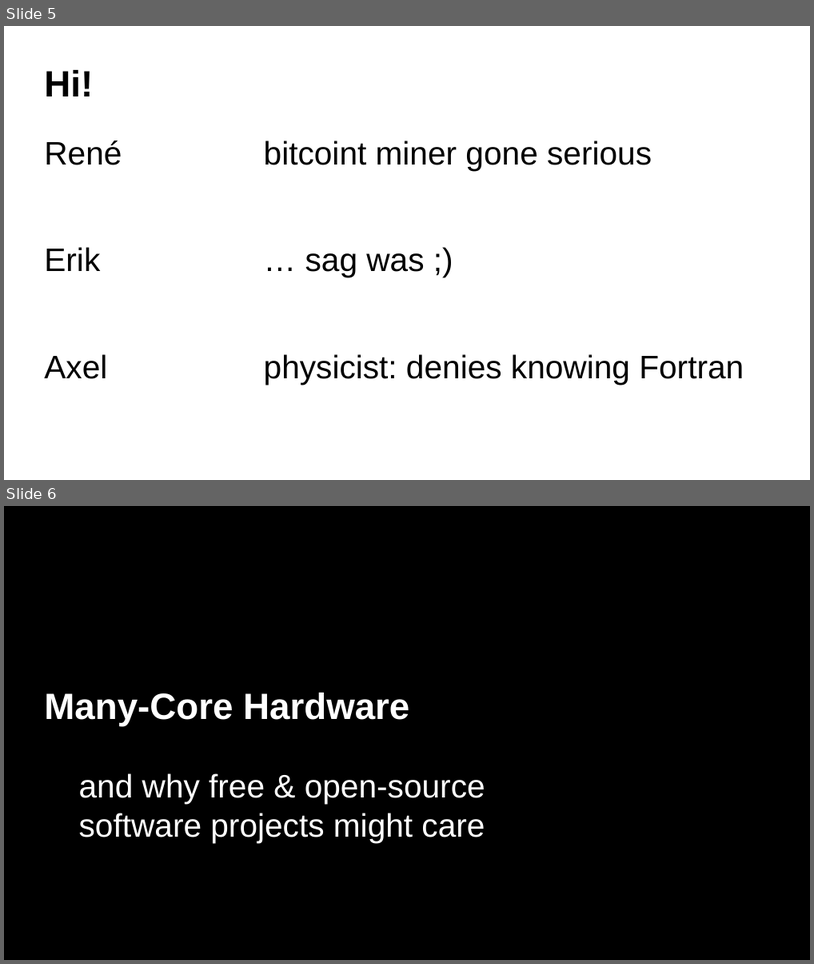
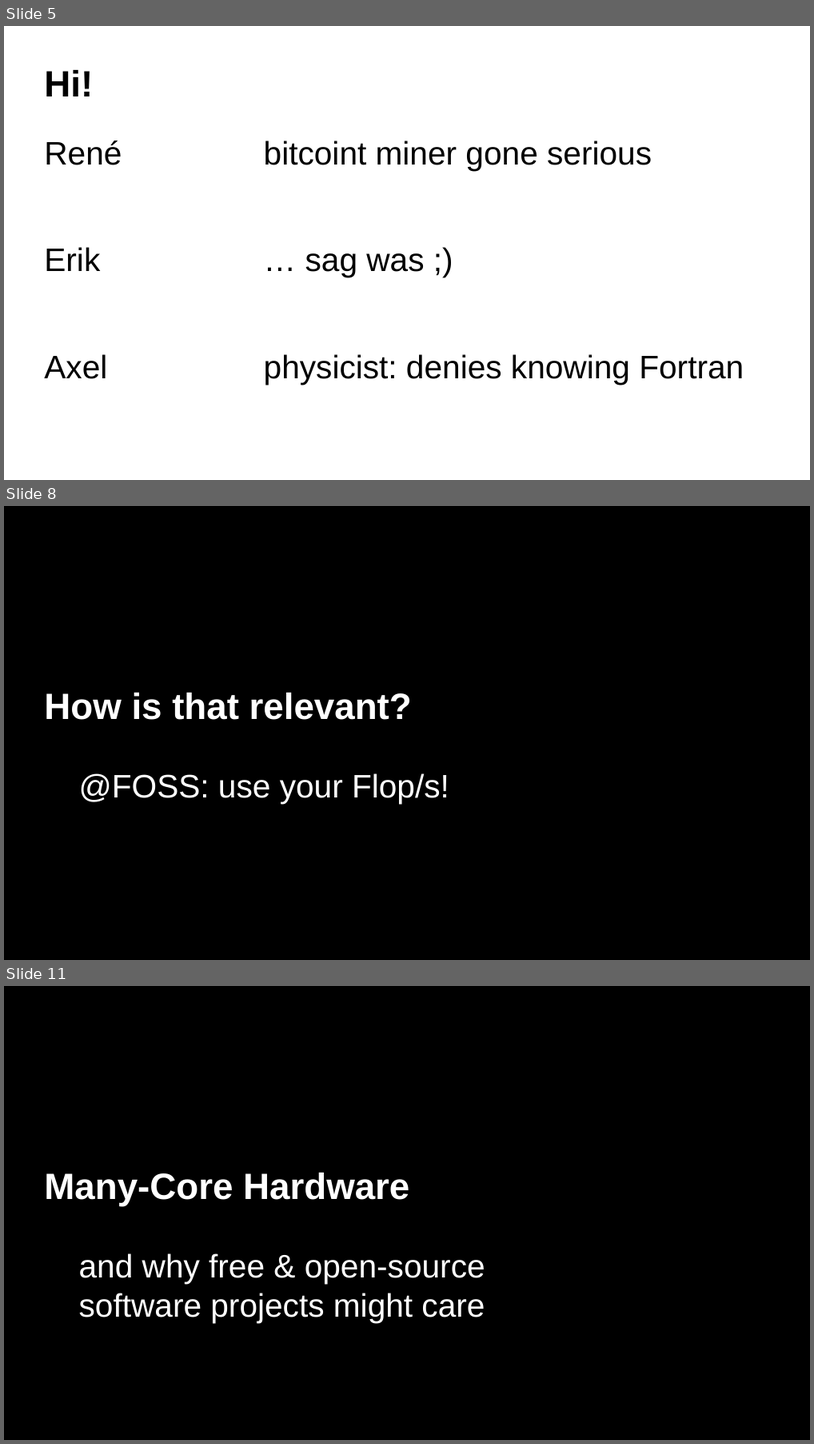
Before and after one commit to ax3l/datenspuren_2016, a slide deck: Slides.odp. Shown one above the other, each under a label of ours: slides 5 and 6 before the commit, slides 5, 8 and 11 after it; the slides between them are not shown. The pictures are 814x964 and 814x1444 pixels, drawn with LibreOffice and Linux fonts; fonts in the diff are those of the drawing; background and template pictures are left out. Boxes give left, top, right and bottom in pixels: in the first picture for what was removed or moved away, otherwise in the second. Text is boxed around its words. In the diff, an @@ line names an element or a change of style, - is before the commit and + after.

```diff
--- a/Slides.odp
+++ b/Slides.odp
@@ slide 8 added at (4, 506, 810, 960), background #000000 @@
@@ title added at (44, 692, 412, 720), 36 pt, text #FFFFFF, bold @@
+How is that relevant?
@@ text added at (79, 773, 450, 804), 32 pt, text #FFFFFF @@
+@FOSS: use your Flop/s!
@@ what was slide 6 is now slide 11 @@
```
Also in this commit, not shown: 6 slides changed, 4 other slides added.
